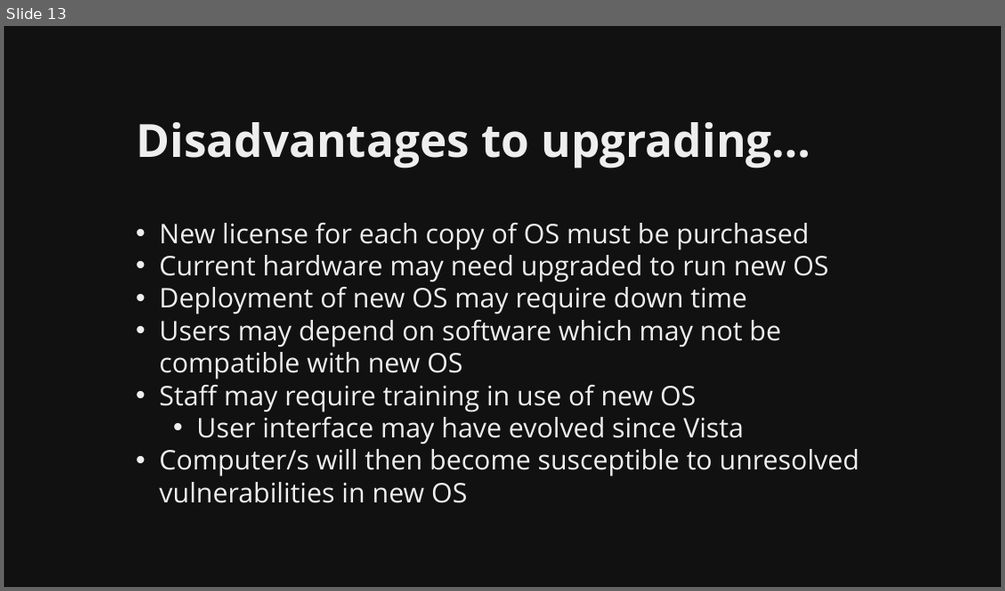
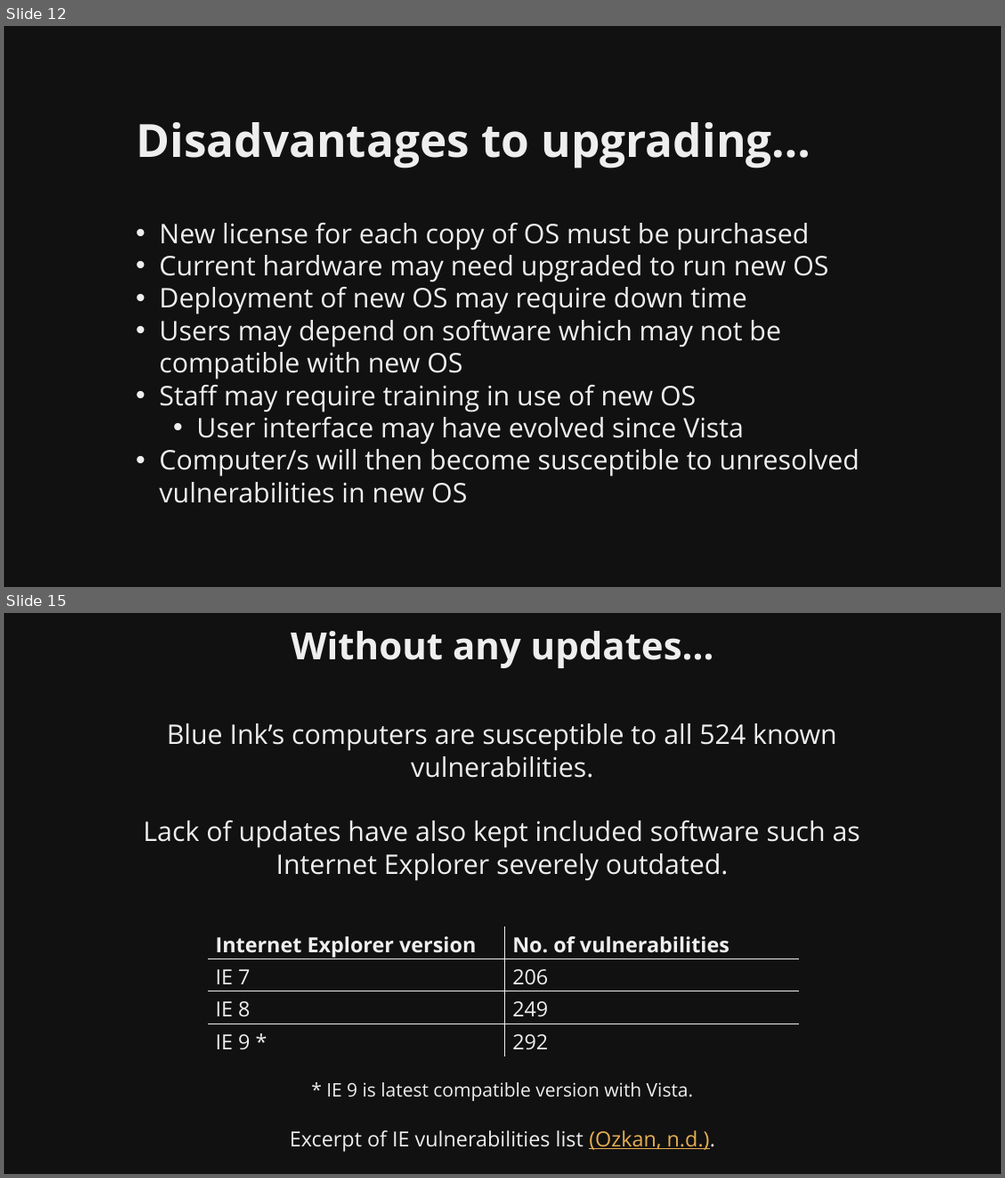
Before and after one commit to martymcflywa/ecu, a slide deck: year_1/sem_2/CSI1101_computer_security/0b_assignment_2_[22MAY15_0900]/dev/CSI1101_PONCE_A2_v01.pptx. Shown one above the other, each under a label of ours: slide 13 before the commit, slides 12 and 15 after it; the slides between them are not shown. The pictures are 1005x591 and 1005x1178 pixels, drawn with LibreOffice and Linux fonts; fonts in the diff are those of the drawing. Boxes give left, top, right and bottom in pixels: in the first picture for what was removed or moved away, otherwise in the second. Text is boxed around its words. In the diff, an @@ line names an element or a change of style, - is before the commit and + after.

```diff
--- a/year_1/sem_2/CSI1101_computer_security/0b_assignment_2_[22MAY15_0900]/dev/CSI1101_PONCE_A2_v01.pptx
+++ b/year_1/sem_2/CSI1101_computer_security/0b_assignment_2_[22MAY15_0900]/dev/CSI1101_PONCE_A2_v01.pptx
@@ slide 15 added at (4,613,1001,1174), background #111111 @@
@@ title added at (291,631,714,668), 36 pt, text #EEEEEE, bold @@
+Without any updates…
@@ text added at (143,723,860,881), 26 pt, text #EEEEEE @@
+Blue Ink’s computers are susceptible to all 524 known vulnerabilities.
+Lack of updates have also kept included software such as Internet Explorer severely outdated.
@@ text added at (136,820,267,835), 28 pt, text #111111 @@
+separator
@@ table added at (208,926,799,1055), 4 rows, 2 columns @@
+Internet Explorer version | No. of vulnerabilities
+IE 7 | 206
+IE 8 | 249
+IE 9 * | 292
@@ text added at (290,1082,715,1151), 20 pt, text #EEEEEE @@
+* IE 9 is latest compatible version with Vista.
+Excerpt of IE vulnerabilities list (Ozkan, n.d.).
@@ what was slide 13 is now slide 12 @@
```
Also in this commit, not shown: 4 slides changed, 7 other slides added, 1 slide removed, 3 other files.
